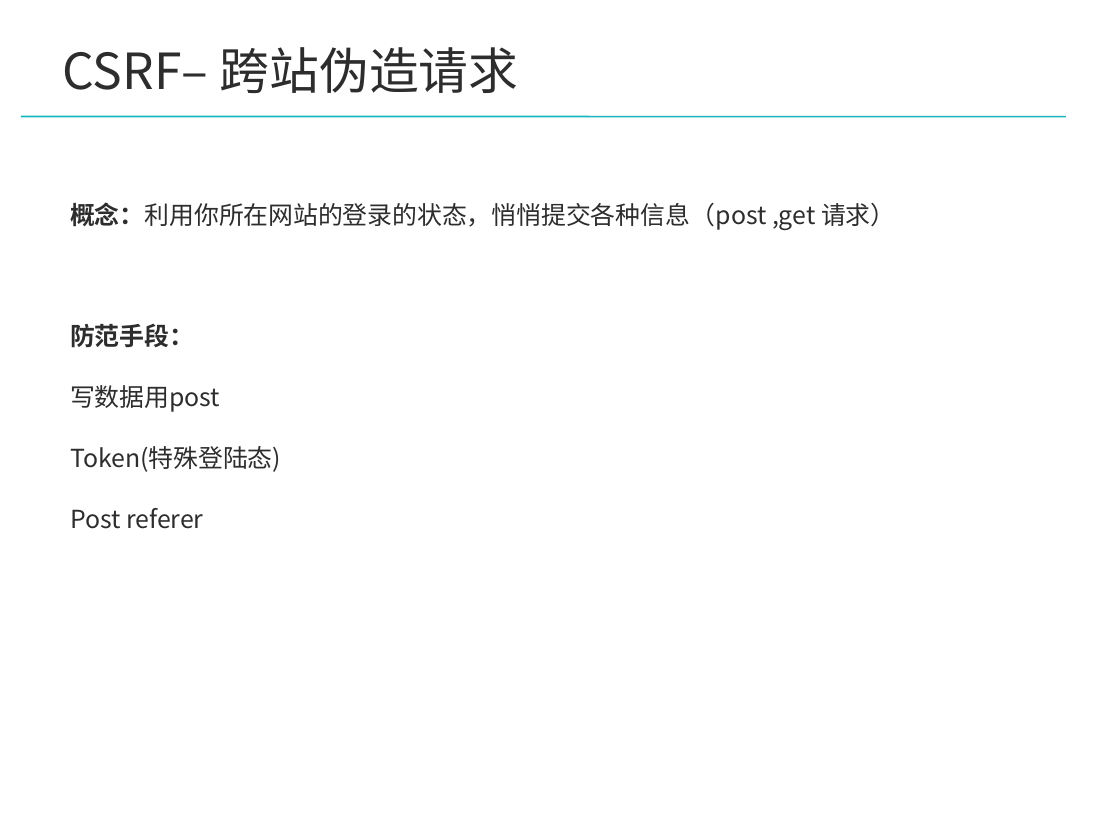
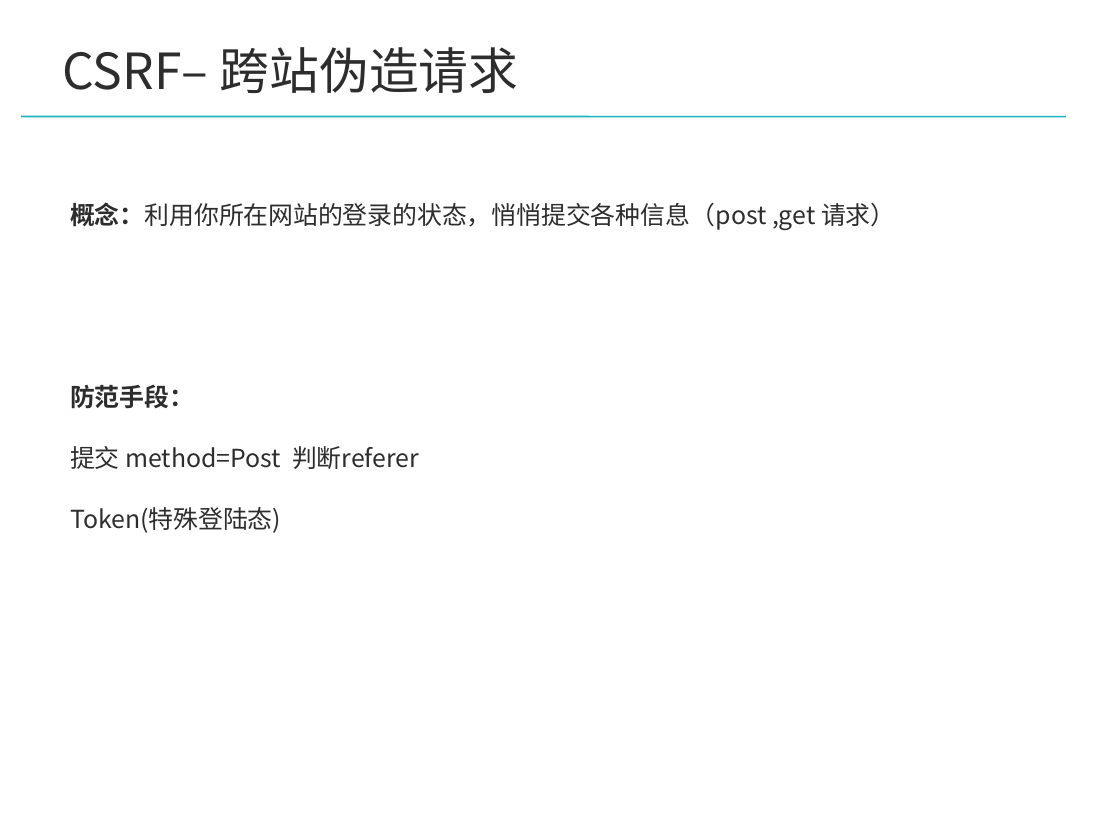
Before and after one commit to caihuiji/web-safe-demo, a slide deck: slide 5 of web安全 .pptx. Drawn at 1120x840 pixels with LibreOffice and Linux fonts; fonts in the diff are those of the drawing; background and template pictures are left out. Boxes give left, top, right and bottom in pixels: in the first picture for what was removed or moved away, otherwise in the second. Text is boxed around its words. In the diff, an @@ line names an element or a change of style, - is before the commit and + after.

```diff
--- a/web安全 .pptx
+++ b/web安全 .pptx
@@ text at bbox=[70, 446, 419, 469]: text changed @@
-写数据用post
+提交 method=Post 判断referer
@@ text at bbox=[70, 508, 203, 529]: paragraph removed @@
-Post referer
```
Also in this commit, not shown: 2 other slides changed, 8 other files.
